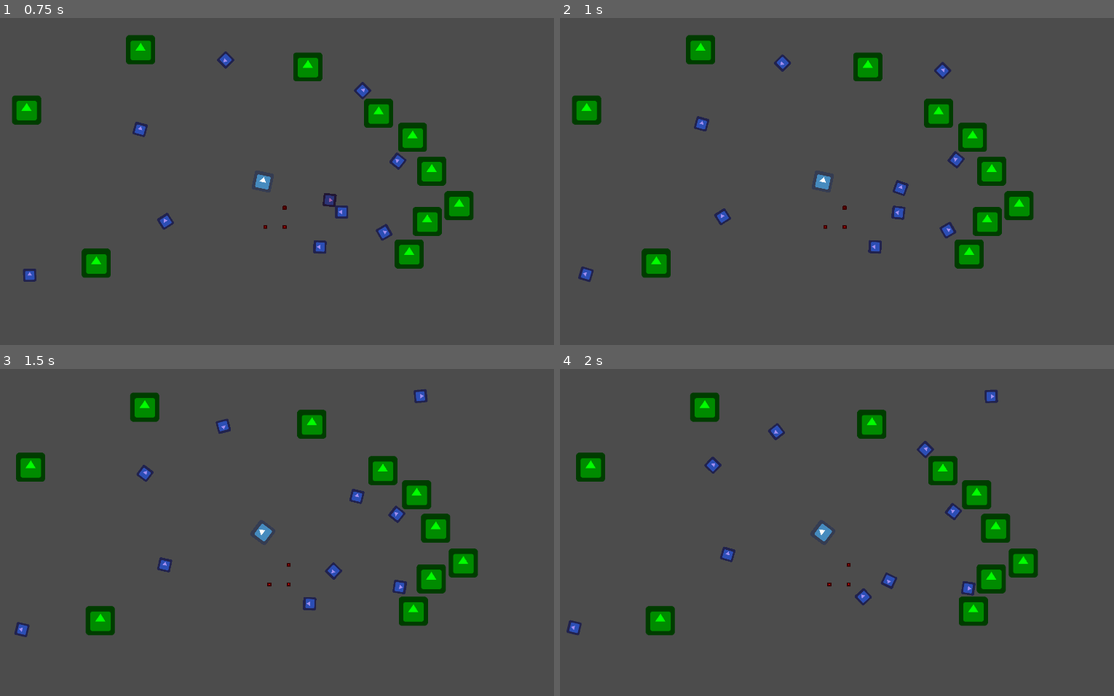
Above: before the commit, frames 1-4 (two rows, left to right).
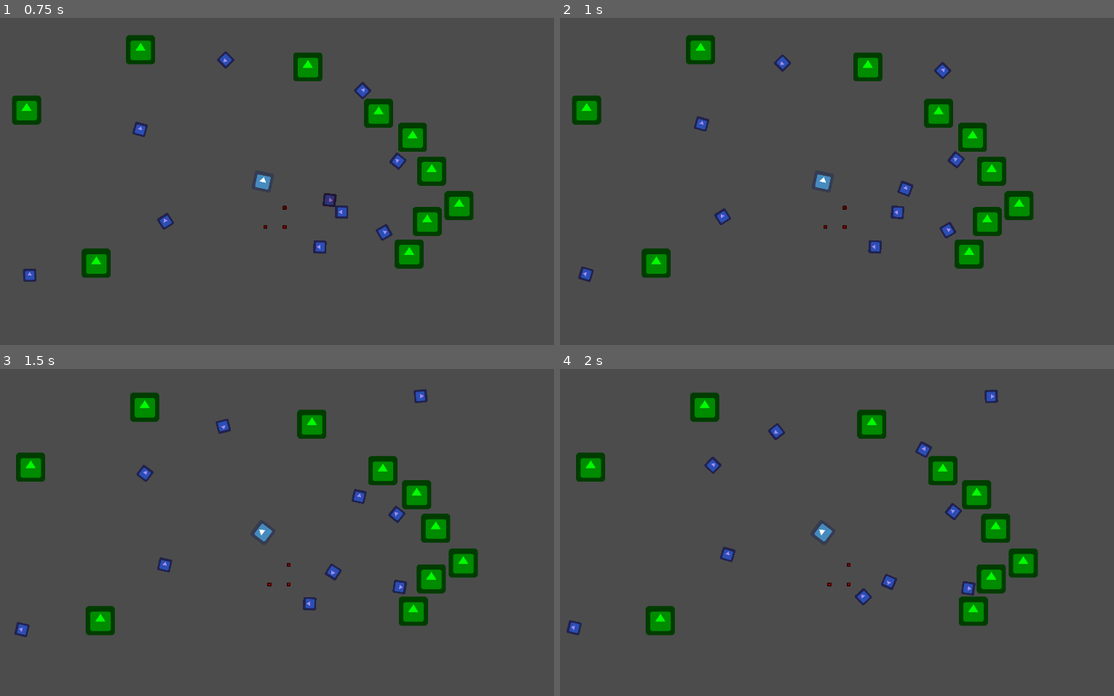
Above: after the commit, the same moments.

Repository: ebrahimebrahim/hungry_and_slow
Game: Godot game, scene res://Main.tscn
The game is run twice, just before and just after one commit, with the same random seed, the same clock (stepped at 60 frames per second) and the same inputs. The engine's default icon, where the game draws it, is replaced by a stand-in: a white triangle on a blue panel in a dark square.
Inputs (mouse positions are in pixels of both pictures, inside the frame that each line leads up to):
- Up to frame 1 (0.75 s): move the mouse to (393, 165) at 0.52 s; click (393, 165) at 0.67 s
- Up to frame 2 (1 s): no input
- Up to frame 3 (1.5 s): move the mouse to (144, 548) at 1.27 s; click (144, 548) at 1.42 s
- Up to frame 4 (2 s): no input

Frame 1 is identical in both runs. In frame 2, 0.1% of the frame differs, in the area x 59-64%, y 49-62%; in frame 3, 0.1%; in frame 4, 0.1%.

Commit message:
improve raycasting to not miss obstactles that are too close

Diff:
--- a/hungry_and_slow/Prey.gd
+++ b/hungry_and_slow/Prey.gd
@@ -89,9 +89,11 @@
 
 
 func triple_raycast(space_state, angle : float, r : float) -> bool:
-	var p1 = position+(-$CollisionShape2D.shape.extents).rotated(angle)
-	var p2 = position+Vector2(0,-$CollisionShape2D.shape.extents.y).rotated(angle)
-	var p3 = position+(Transform2D.FLIP_Y * $CollisionShape2D.shape.extents).rotated(angle)
+	var extents = Vector2($CollisionShape2D.shape.extents.x,
+						  0.8 * $CollisionShape2D.shape.extents.y)
+	var p1 = position+(-extents).rotated(angle)
+	var p2 = position+Vector2(0,-extents.y).rotated(angle)
+	var p3 = position+(Transform2D.FLIP_Y * extents).rotated(angle)
 	var q1 = p1 + r*direction_vec.rotated(angle)
 	var q2 = p2 + r*direction_vec.rotated(angle)
 	var q3 = p3 + r*direction_vec.rotated(angle)
